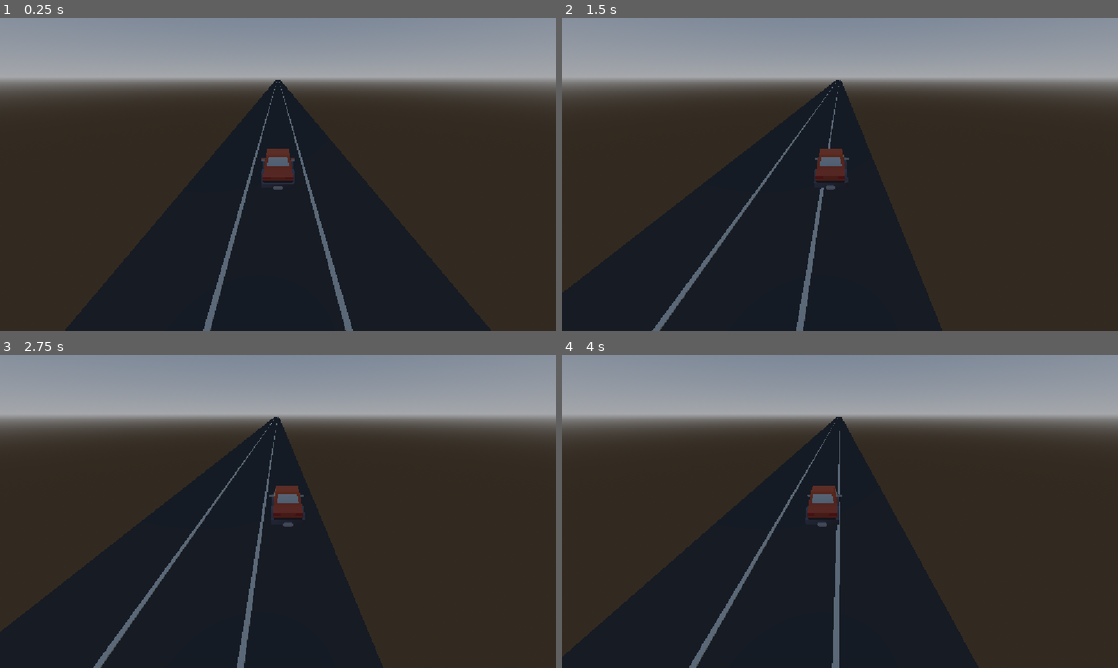
Above: before the commit, frames 1-4 (two rows, left to right).
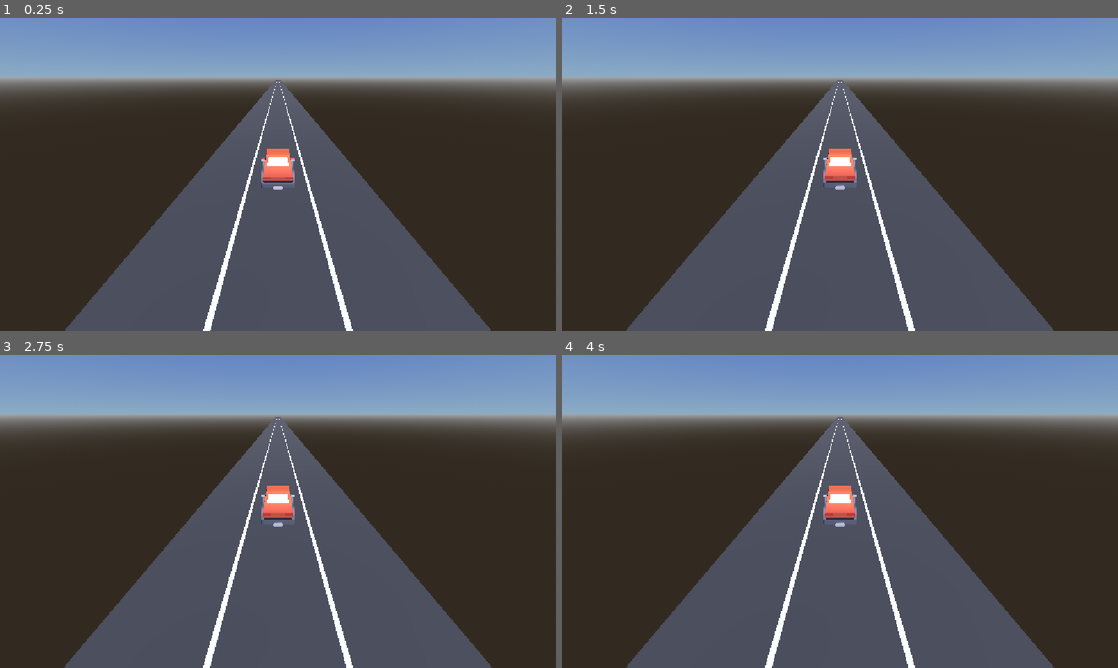
Above: after the commit, the same moments.

Repository: tiago-xavier-braga/LearnGodotEngine
Game: Godot game, scene res://scenes/levels/lvl_game.tscn
Same seed, same stepped clock (60 frames per second), same inputs: the game is played once before the commit and once after it.
Inputs:
- Up to frame 1 (0.25 s): no input
- Up to frame 2 (1.5 s): hold D (move_right) 0.53-1.28 s; hold A (move_left) from 1.28 s (still down)
- Up to frame 3 (2.75 s): release A (move_left) at 2.03 s; hold D (move_right) from 2.03 s (still down)
- Up to frame 4 (4 s): release D (move_right) at 3.53 s; hold A (move_left) from 3.53 s (still down)

The runs differ from the first frame. In frame 1, 50% of the frame differs, in the area x 0-100%, y 0-100%; in frame 2, 58%; in frame 3, 57%; in frame 4, 55%.

Commit message:
feat: reseted the Car script

Diff:
--- a/scenes/levels/lvl_game.tscn
+++ b/scenes/levels/lvl_game.tscn
@@ -4,9 +4,11 @@
 [ext_resource type="Script" uid="uid://b6oxua1f23r7i" path="res://scripts/components/camera_follow.gd" id="2_cam"]
 
 [sub_resource type="ProceduralSkyMaterial" id="ProceduralSkyMaterial_sky"]
-sky_horizon_color = Color(0.6465, 0.6558, 0.6708, 1)
+sky_top_color = Color(0.2986172, 0.42893282, 0.763077, 1)
+sky_horizon_color = Color(0.54611844, 0.6737103, 0.7694531, 1)
 ground_bottom_color = Color(0.2, 0.169, 0.1333, 1)
 ground_horizon_color = Color(0.6465, 0.6558, 0.6708, 1)
+sun_angle_max = 180.0
 
 [sub_resource type="Sky" id="Sky_lvl"]
 sky_material = SubResource("ProceduralSkyMaterial_sky")
@@ -38,10 +40,6 @@
 [node name="WorldEnvironment" type="WorldEnvironment" parent="." unique_id=1900017258]
 environment = SubResource("Environment_lvl")
 
-[node name="Sun" type="DirectionalLight3D" parent="WorldEnvironment" unique_id=1744294700]
-transform = Transform3D(0.86602473, 0, 0.50000125, 0.38301092, 0.6428168, -0.66339225, -0.32140917, 0.76602, 0.5566952, 0, 10, 0)
-shadow_enabled = true
-
 [node name="Road" type="StaticBody3D" parent="." unique_id=1385590237]
 transform = Transform3D(1, 0, 0, 0, 1, 0, 0, 0, 1, 0, -0.2, -180)
 
@@ -72,3 +70,7 @@
 current = true
 script = ExtResource("2_cam")
 target = NodePath("../Car")
+
+[node name="DirectionalLight3D" type="DirectionalLight3D" parent="." unique_id=1747358899]
+transform = Transform3D(0.9204788, 7.450581e-09, 0.3907925, -0.31028453, 0.60793334, 0.73084915, -0.23757577, -0.793988, 0.5595898, 0, 0, 0)
+light_energy = 1.5
--- a/scripts/car.gd
+++ b/scripts/car.gd
@@ -1,96 +1,28 @@
 class_name Car
 extends RigidBody3D
 
-## Player car for the endless runner.
-##
-## Drives itself forward along its local -Z axis (Godot's forward) by applying
-## a central force every physics tick, and coasts once it reaches [member max_speed].
-##
-## Steering is lane-based, not a turn: the car keeps pointing dead ahead and
-## slides sideways between the fixed X positions in [member lane_positions].
-## All three angular axes are locked in the scene, so it can neither tip nor
-## yaw off course.
+@export var acceleration: float = 10.0
+@export var laneDistance: float = 10.0
 
+var currentLane: int = 0
 
-## Target acceleration in m/s². Converted to a force with F = m * a, so changing
-## [member RigidBody3D.mass] in the Inspector does not invalidate this tuning.
-@export var acceleration: float = 12.0
+func _physics_process(_delta : float) -> void:
+	_drive_forward()
 
-## Forward speed cap in m/s (25 m/s ≈ 90 km/h). Above it the car stops
-## accelerating and simply coasts.
-@export var max_speed: float = 25.0
-
-## World-space X of every lane, left to right. Must match the road built in the
-## level: three 2.5 m lanes on a 7.5 m road.
-@export var lane_positions: PackedFloat32Array = PackedFloat32Array([-2.5, 0.0, 2.5])
-
-## Natural frequency (rad/s) of the spring that pulls the car into its lane.
-## Higher snaps harder; 6.0 settles a lane change in roughly 0.8 s.
-@export var lane_change_sharpness: float = 6.0
-
-var _lane_index: int = 0
-
-
-func _ready() -> void:
-	# Read the starting lane off the car's placement in the level, so dragging
-	# it in the editor can never desync the scene from the script.
-	_lane_index = _nearest_lane_index(global_position.x)
-
+func _drive_forward() -> void:
+	var forward := -global_basis.z
+	apply_central_force(forward * acceleration * mass)
 
 func _unhandled_input(event: InputEvent) -> void:
-	# One lane per press. is_action_pressed() ignores key repeat by default, so
-	# holding A does not walk the car across the whole road.
 	if event.is_action_pressed("move_left"):
 		_change_lane(-1)
 	elif event.is_action_pressed("move_right"):
 		_change_lane(1)
 
-
-func _physics_process(_delta: float) -> void:
-	_drive_forward()
-	_hold_lane()
-
-
-## Steps one lane in [param direction] (-1 left, +1 right). Clamped, so pressing
-## further at the outer lanes does nothing instead of wrapping around.
 func _change_lane(direction: int) -> void:
-	_lane_index = clampi(_lane_index + direction, 0, lane_positions.size() - 1)
-
-
-func _drive_forward() -> void:
-	var forward := -global_basis.z
-	if linear_velocity.dot(forward) >= max_speed:
+	if (currentLane > 0 && currentLane < 0):
 		return
 
-	apply_central_force(forward * acceleration * mass)
-
-
-## Critically damped spring on the world X axis: the first term pulls toward the
-## lane, the second bleeds off sideways velocity as the car arrives, so it
-## settles without overshooting or wobbling. Damping is derived from the
-## frequency rather than exposed, because the two are not independent — any
-## other ratio either oscillates or crawls.
-##
-## Lanes are world-space, which is only safe because the body's rotation is
-## fully locked; unlock an angular axis and this needs the local X axis instead.
-func _hold_lane() -> void:
-	if lane_positions.is_empty():
-		return
-
-	var offset := lane_positions[_lane_index] - global_position.x
-	var omega := lane_change_sharpness
-	var force_x := (offset * omega * omega - linear_velocity.x * 2.0 * omega) * mass
-	apply_central_force(Vector3(force_x, 0.0, 0.0))
-
-
-func _nearest_lane_index(x: float) -> int:
-	var best_index := 0
-	var best_distance := INF
-
-	for i in lane_positions.size():
-		var distance := absf(lane_positions[i] - x)
-		if distance < best_distance:
-			best_distance = distance
-			best_index = i
-
-	return best_index
+	var xPosition = position.x * direction
+	var offset = Vector3(xPosition, position.y, position.z)
+	translate(offset)
